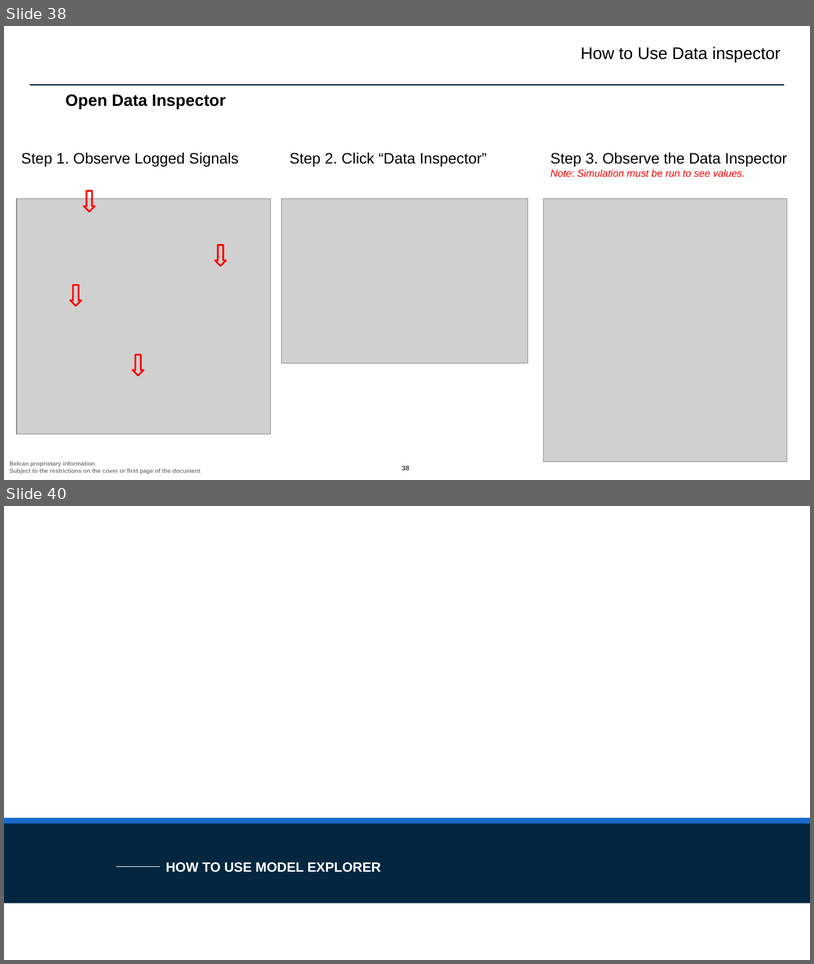
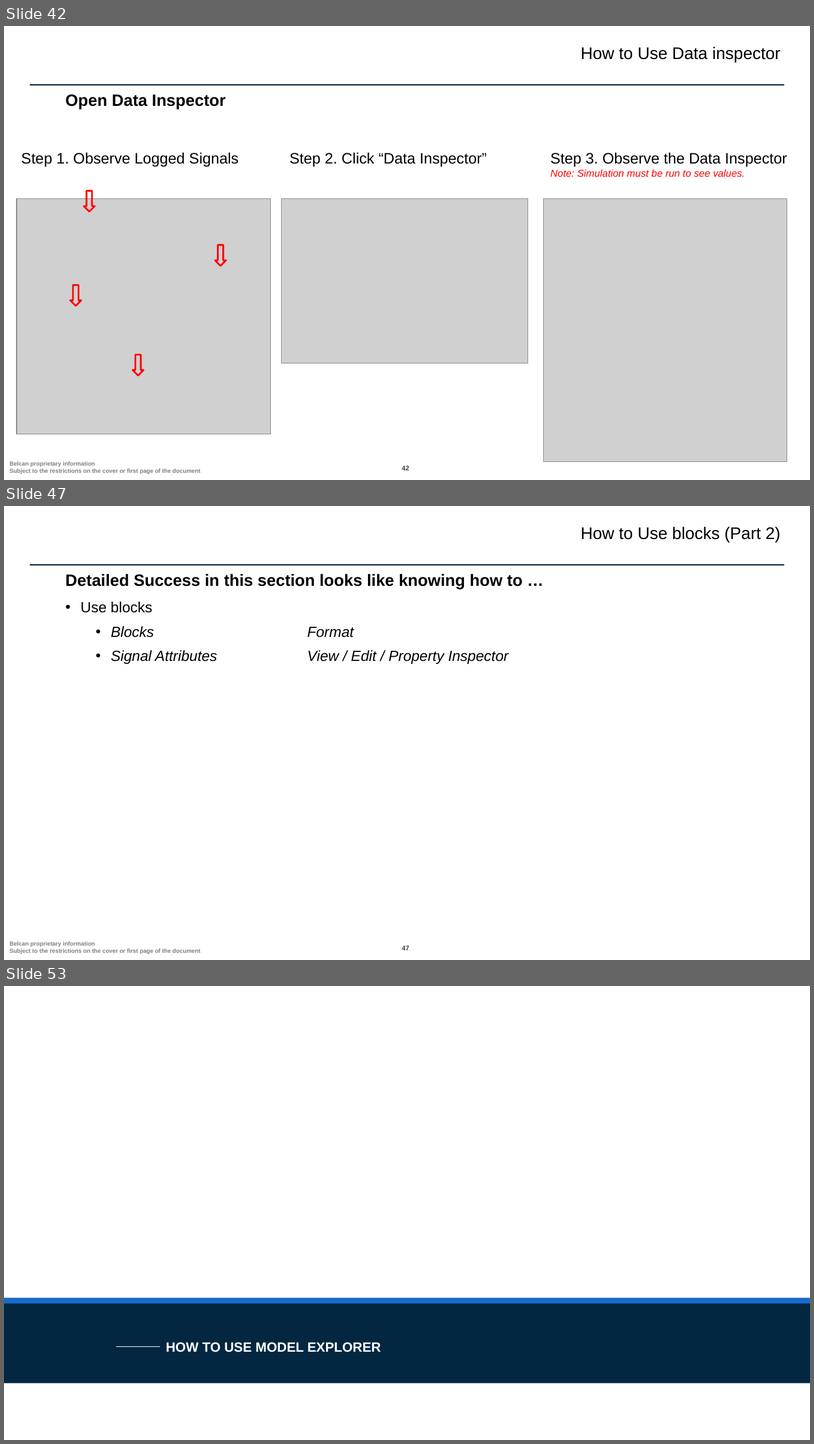
Before and after one commit to ntylerbelcan/aviation-controls-simulink-training-Belcan, a slide deck: ch01/Chapter 1 - Belcan.pptx. Shown one above the other, each under a label of ours: slides 38 and 40 before the commit, slides 42, 47 and 53 after it; the slides between them are not shown. The pictures are 814x964 and 814x1444 pixels, drawn with LibreOffice and Linux fonts; fonts in the diff are those of the drawing; grey boxes stand for pictures; background and template pictures are left out. Boxes give left, top, right and bottom in pixels: in the first picture for what was removed or moved away, otherwise in the second. Text is boxed around its words. In the diff, an @@ line names an element or a change of style, - is before the commit and + after.

```diff
--- a/ch01/Chapter 1 - Belcan.pptx
+++ b/ch01/Chapter 1 - Belcan.pptx
@@ slide 47 added at [4, 506, 810, 960], background #FFFFFF; not listed: 3 template elements that a slide beside it also shows @@
@@ text added at [581, 526, 781, 542], 20 pt, text #000000 @@
+How to Use blocks (Part 2)
@@ text added at [65, 574, 523, 588], 19.5 pt, text #000000, bold @@
+Detailed Success in this section looks like knowing how to …
@@ text added at [81, 601, 509, 664], 17.6 pt, text #000000, italic @@
+• Use blocks
+  • Blocks Format
+  • Signal Attributes View / Edit / Property Inspector
@@ what was slide 38 is now slide 42 @@
@@ page number at [402, 465, 409, 470]: text changed @@
-38
+42
@@ what was slide 40 is now slide 53 @@
```
Also in this commit, not shown: 23 slides changed, 15 other slides added, 4 other files.
